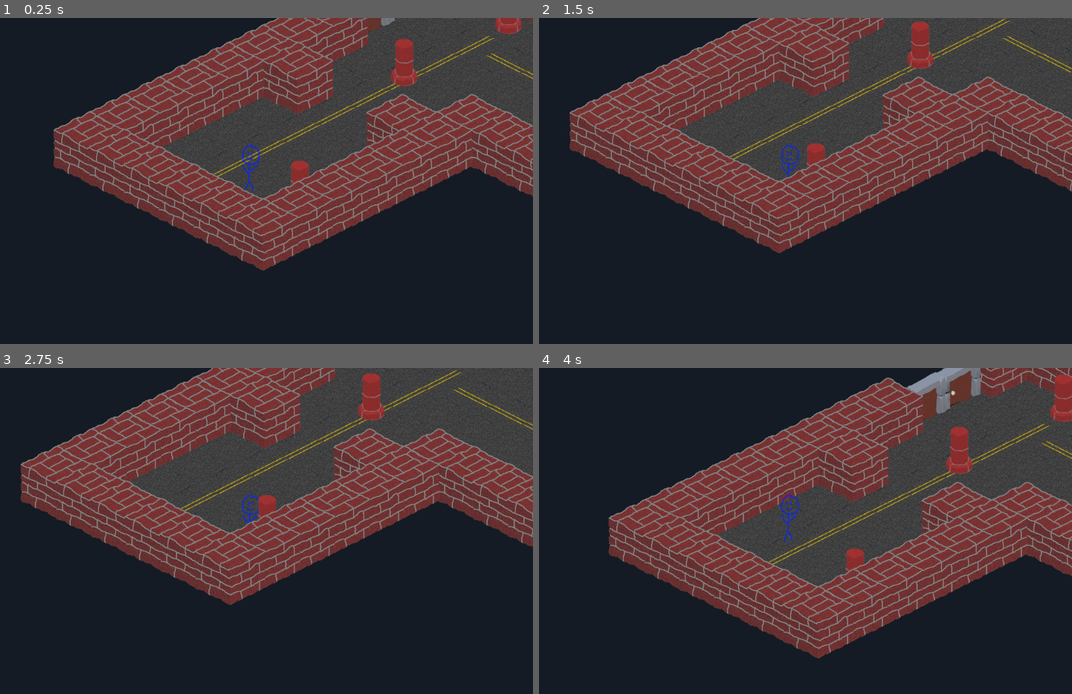
Above: before the commit, frames 1-4 (two rows, left to right).
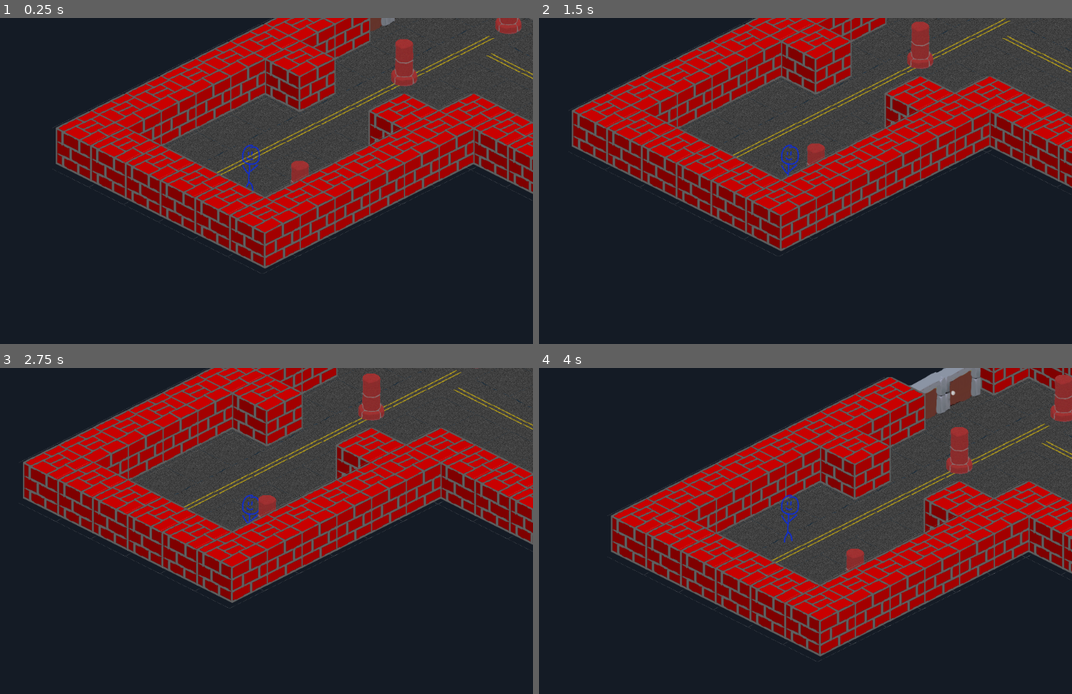
Above: after the commit, the same moments.

Repository: Vaulter-Games/Wildfire
Game: Godot game, scene res://level1.tscn
Two runs of this game, one before a commit and one after it. Both use one fixed random seed, a clock stepped at 60 frames per second and the inputs below.
Inputs:
- Up to frame 1 (0.25 s): no input
- Up to frame 2 (1.5 s): tap Enter at 0.5 s; hold Right (move_right) 0.53-1.28 s; tap Space at 1.25 s; hold Down (move_down) from 1.28 s (still down)
- Up to frame 3 (2.75 s): release Down (move_down) at 2.03 s; hold Right (move_right) from 2.03 s (still down)
- Up to frame 4 (4 s): tap Enter at 2.75 s; release Right (move_right) at 2.78 s; hold Up (move_up) 2.78-3.53 s; hold Left (move_left) from 3.53 s (still down)

The runs differ from the first frame. In frame 1, 29% of the frame differs, in the area x 9-100%, y 0-79%; in frame 2, 28%; in frame 3, 29%; in frame 4, 30%, in the area x 13-100%, y 0-90%.

Commit message:
made brick texture not as bad
also added a menu but i havent fully implemented it yet

Diff:
--- /dev/null
+++ b/menu/menu.tscn
@@ -0,0 +1,41 @@
+[gd_scene load_steps=3 format=2]
+
+[ext_resource path="res://menu/playButton.gd" type="Script" id=1]
+[ext_resource path="res://splash.png" type="Texture" id=2]
+
+[node name="Control" type="Control"]
+anchor_right = 1.0
+anchor_bottom = 1.0
+margin_left = -0.0331421
+margin_top = 0.0662165
+margin_right = -0.0331421
+margin_bottom = 0.0662231
+__meta__ = {
+"_edit_use_anchors_": false
+}
+
+[node name="splash" type="Sprite" parent="."]
+position = Vector2( 520.694, 138.014 )
+scale = Vector2( 0.392276, 0.392276 )
+texture = ExtResource( 2 )
+
+[node name="Button" type="Button" parent="."]
+margin_left = 312.0
+margin_top = 280.0
+margin_right = 712.0
+margin_bottom = 319.0
+text = "PLAY"
+script = ExtResource( 1 )
+__meta__ = {
+"_edit_use_anchors_": false
+}
+
+[node name="Button2" type="Button" parent="."]
+margin_left = 312.0
+margin_top = 325.0
+margin_right = 712.0
+margin_bottom = 364.0
+text = "OPTIONS"
+__meta__ = {
+"_edit_use_anchors_": false
+}
--- /dev/null
+++ b/menu/playButton.gd
@@ -0,0 +1,16 @@
+extends Button
+
+
+# Declare member variables here. Examples:
+# var a = 2
+# var b = "text"
+
+
+# Called when the node enters the scene tree for the first time.
+func _ready():
+	get_tree().change_scene("res://level1.tscn")
+
+
+# Called every frame. 'delta' is the elapsed time since the previous frame.
+#func _process(delta):
+#	pass
--- a/project.godot
+++ b/project.godot
@@ -15,11 +15,8 @@
 
 [application]
 
-config/name="Isometric Game"
-config/description="This demo shows a traditional isometric view with depth sorting.
-
-A character can move around the level and will also slide around objects,
-as well as be occluded when standing in front or behind them."
+config/name="Project Wildfire"
+config/description="made with isometric template"
 run/main_scene="res://level1.tscn"
 boot_splash/image="res://splash.png"
 config/icon="res://icon.png"
Binary file changed: isotiles.png
